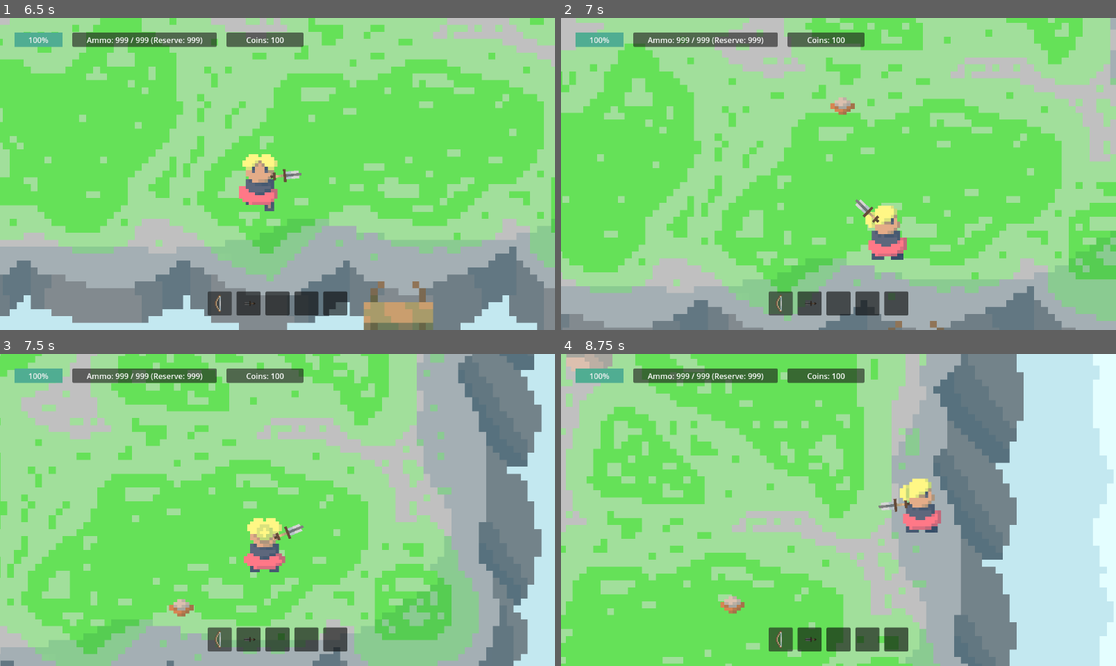
Above: before the commit, frames 1-4 (two rows, left to right).
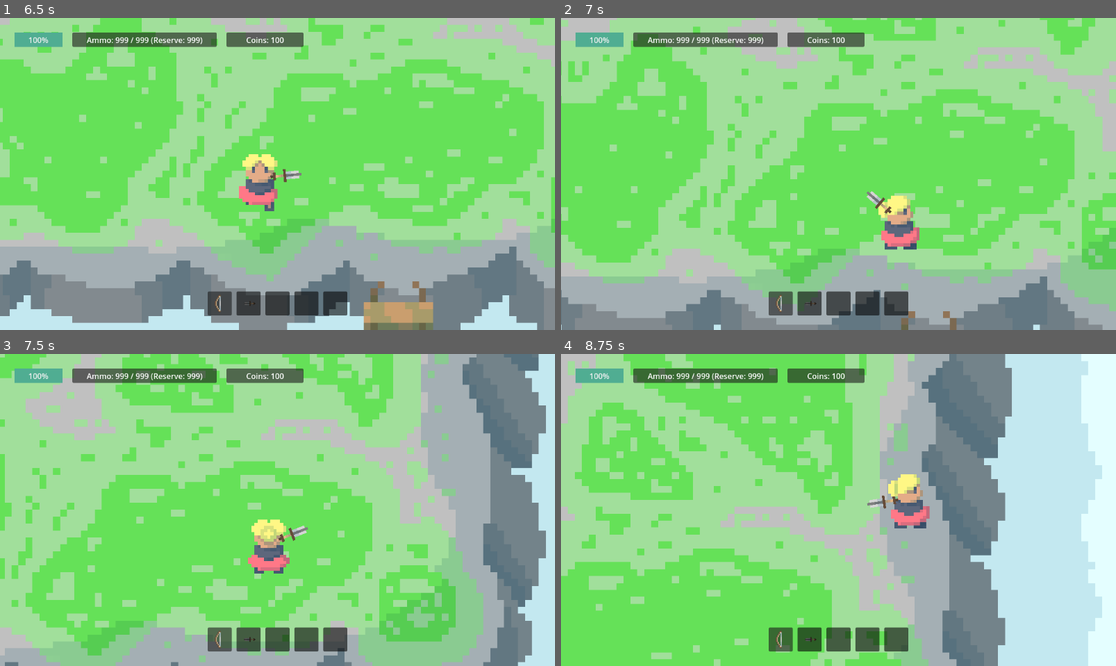
Above: after the commit, the same moments.

Repository: Kryzi/Eksamens-projekt
Game: Godot game, scene res://scenes/main_menu/main_menu.tscn
Two runs of this game, one before a commit and one after it. Both use one fixed random seed, a clock stepped at 60 frames per second and the inputs below. The engine's default icon, where the game draws it, is replaced by a stand-in: a white triangle on a blue panel in a dark square.
Inputs (mouse positions are in pixels of both pictures, inside the frame that each line leads up to):
- Up to frame 1 (6.5 s): click "START" at 0.5 s; move the mouse to (399, 158) at 1.27 s; hold D (Right) 1.28-2.03 s; tap 0 (0) at 1.35, 2.3, 2.85, 3.8, 5.3, 5.85 s; tap X (x) at 1.55, 2.1, 3.05, 4.55, 5.1, 6.05 s; move the mouse to (166, 189) at 2.02 s; hold S (Down) 2.03-2.78 s; move the mouse to (333, 105) at 2.77 s; hold D (Right) 2.78-3.53 s; move the mouse to (249, 236) at 3.52 s; hold W (Up) 3.53-4.28 s; tap Shift (Dash) at 3.6 s; move the mouse to (444, 220) at 4.27 s; press the mouse at (444, 220) at 4.28 s; hold A (Left) 4.28-5.78 s; move the mouse to (111, 127) at 5.02 s; release the mouse at (111, 127) at 5.03 s; move the mouse to (305, 174) at 5.77 s; hold S (Down) from 5.78 s (still down)
- Up to frame 2 (7 s): move the mouse to (755, 96) at 6.52 s; release S (Down) at 6.53 s; hold D (Right) from 6.53 s (still down); tap X (x) at 6.6 s; tap 0 (0) at 6.8 s
- Up to frame 3 (7.5 s): move the mouse to (399, 494) at 7.27 s; release D (Right) at 7.28 s; hold W (Up) from 7.28 s (still down); tap 0 (0) at 7.35 s
- Up to frame 4 (8.75 s): tap X (x) at 7.55 s; move the mouse to (727, 525) at 8.02 s; release W (Up) at 8.03 s; hold D (Right) from 8.03 s (still down); tap Shift (Dash) at 8.1 s; tap 0 (0) at 8.3 s

Frame 1 is identical in both runs. In frame 2, 32% of the frame differs, in the area x 0-100%, y 0-100%; in frame 3, 15%; in frame 4, 26%.

Commit message:
fjerner ged i start

Diff:
--- a/scenes/layouts/layout_boss.tscn
+++ b/scenes/layouts/layout_boss.tscn
@@ -10,6 +10,7 @@
 offset_bottom = 40.0
 
 [node name="TaageBagrund" type="TextureRect" parent="."]
+layout_mode = 0
 offset_left = -10174.0
 offset_top = -4968.0
 offset_right = 13664.0
--- a/scripts/enemies/boss/gigaged.gd
+++ b/scripts/enemies/boss/gigaged.gd
@@ -66,10 +66,10 @@
 
 func set_new_target():
 	# Vælg en tilfældig global position
-	var min_x = 1000#950
-	var max_x = 1000#2260
-	var min_y = 550#1050
-	var max_y = 550#1800
+	var min_x = 950
+	var max_x = 2260
+	var min_y = 1050
+	var max_y = 1800
 
 	target_position = Vector2(randi_range(min_x, max_x), randi_range(min_y, max_y))
 	#print("Ny target position:", target_position) #debug
--- a/scripts/shop/shop_keeper.gd
+++ b/scripts/shop/shop_keeper.gd
@@ -48,5 +48,5 @@
 
 
 func _on_sælg_våben_pressed() -> void:
-	pass
-	#print(weapon.weapons[weapon.currentWeapon].instance.name)
+
+	print(weapon.weapons[weapon.currentWeapon].instance.name)
Not shown: 1 places in scenes/layouts/layout_boss.tscn that only renumber resources
